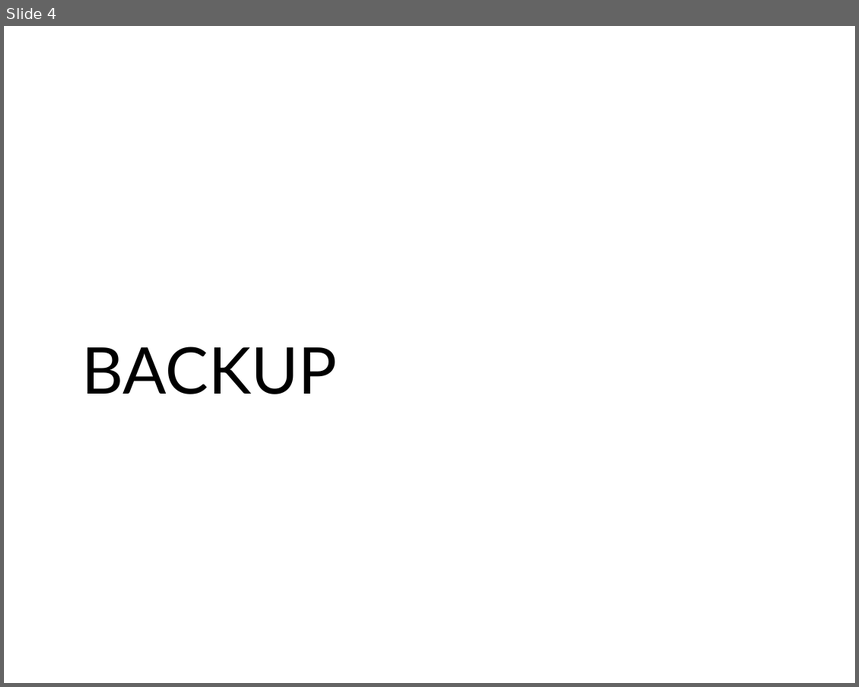
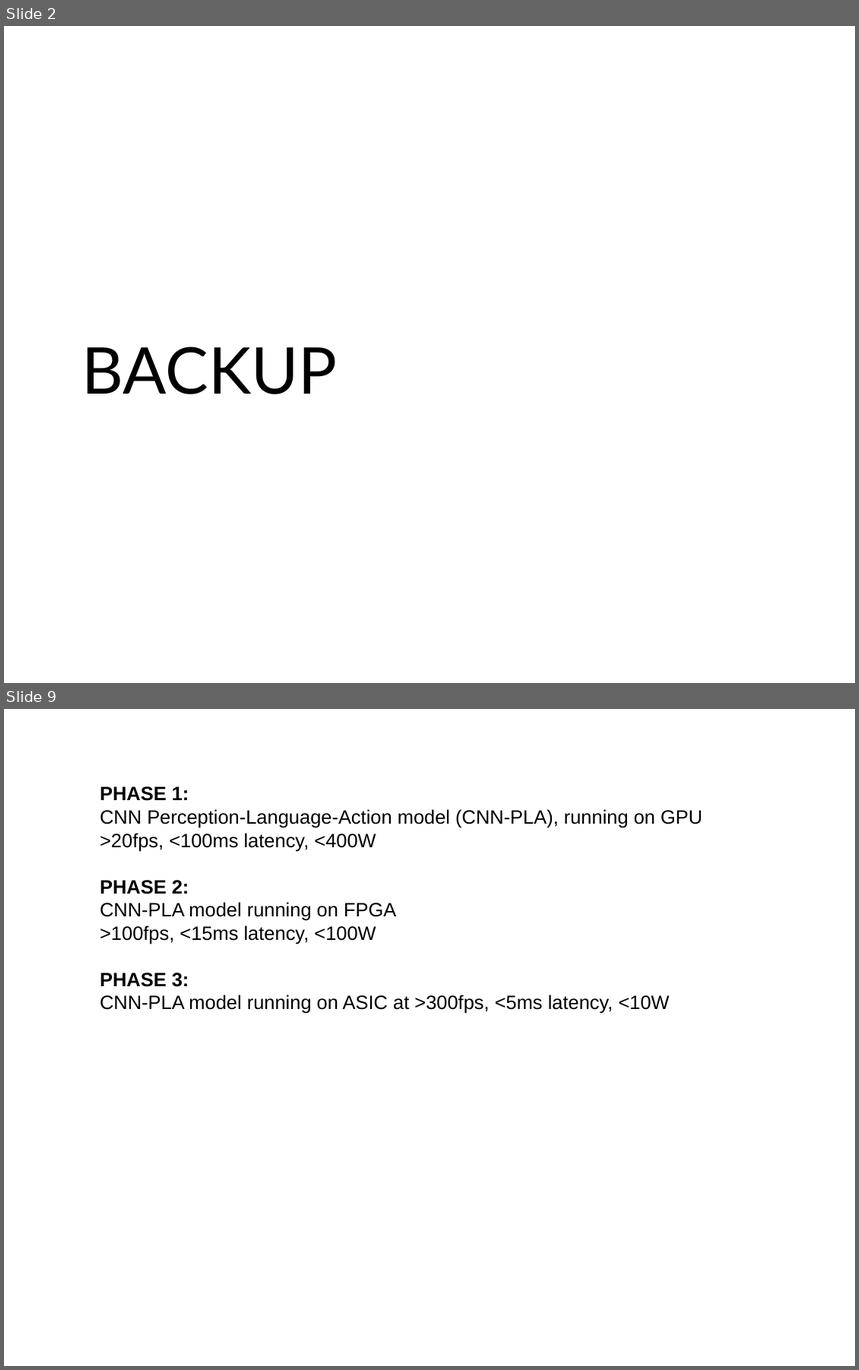
Before and after one commit to siliconperception/devices, a slide deck: dev/cnnlm.odp. Shown one above the other, each under a label of ours: slide 4 before the commit, slides 2 and 9 after it; the slides between them are not shown. The pictures are 859x687 and 859x1370 pixels, drawn with LibreOffice and Linux fonts; fonts in the diff are those of the drawing. Boxes give left, top, right and bottom in pixels: in the first picture for what was removed or moved away, otherwise in the second. Text is boxed around its words. In the diff, an @@ line names an element or a change of style, - is before the commit and + after.

```diff
--- a/dev/cnnlm.odp
+++ b/dev/cnnlm.odp
@@ slide 9 added at box(4, 709, 855, 1366), background #FFFFFF @@
@@ text added at box(100, 787, 702, 1014), 18 pt, text #000000 @@
+PHASE 1:
+CNN Perception-Language-Action model (CNN-PLA), running on GPU
+>20fps, <100ms latency, <400W
+PHASE 2:
+CNN-PLA model running on FPGA
+>100fps, <15ms latency, <100W
+PHASE 3:
+CNN-PLA model running on ASIC at >300fps, <5ms latency, <10W
@@ what was slide 4 is now slide 2 @@
```
Also in this commit, not shown: 2 slides changed, 8 other slides added, 5 other files.
